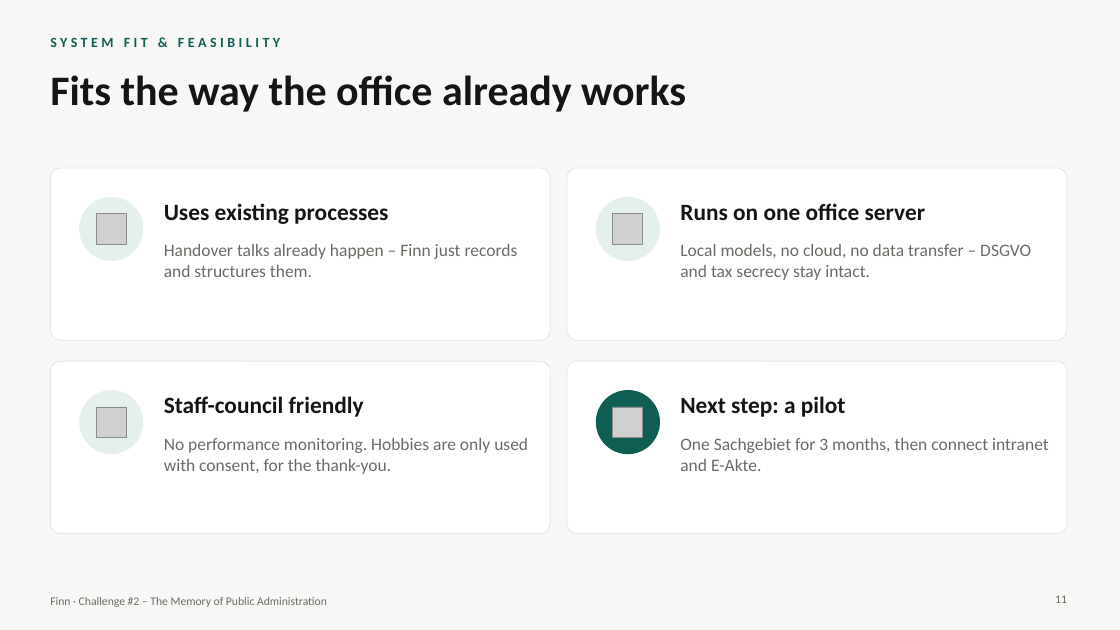
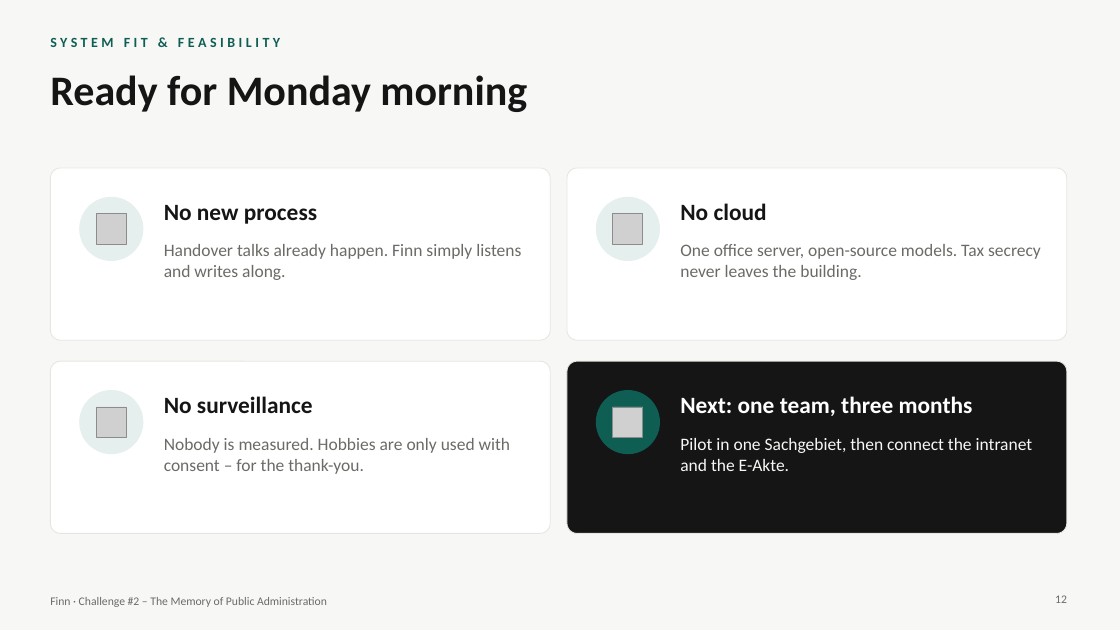
Before and after one commit to Akshai-Athota/MOE, a slide deck: slide 12 of presentation/Finn_Pitch.pptx (slide 11 before the commit). Drawn at 1120x630 pixels with LibreOffice and Linux fonts; fonts in the diff are those of the drawing; grey boxes stand for pictures. Boxes give left, top, right and bottom in pixels: in the first picture for what was removed or moved away, otherwise in the second. Text is boxed around its words. In the diff, an @@ line names an element or a change of style, - is before the commit and + after.

```diff
--- a/presentation/Finn_Pitch.pptx
+++ b/presentation/Finn_Pitch.pptx
@@ title at box(50, 75, 527, 112): text changed @@
-Fits the way the office already works
+Ready for Monday morning
@@ text at box(164, 205, 317, 224): text changed @@
-Uses existing processes
+No new process
@@ text at box(680, 203, 767, 220): text changed @@
-Runs on one office server
+No cloud
@@ text at box(164, 244, 521, 280): text changed @@
-Handover talks already happen – Finn just records and structures them.
+Handover talks already happen. Finn simply listens and writes along.
@@ text at box(680, 244, 1041, 280): text changed @@
-Local models, no cloud, no data transfer – DSGVO and tax secrecy stay intact.
+One office server, open-source models. Tax secrecy never leaves the building.
@@ rounded rectangle at box(567, 361, 1067, 534): fill #FFFFFF to #151515 @@
@@ text at box(164, 396, 313, 413): text changed @@
-Staff-council friendly
+No surveillance
@@ text at box(680, 396, 973, 416): text changed; text colour #151515 to #FFFFFF @@
-Next step: a pilot
+Next: one team, three months
@@ text at box(164, 438, 511, 474): text changed @@
-No performance monitoring. Hobbies are only used with consent, for the thank-you.
+Nobody is measured. Hobbies are only used with consent – for the thank-you.
@@ text at box(680, 438, 1033, 471): text changed; text colour #6B6B66 to #F7F7F5 @@
-One Sachgebiet for 3 months, then connect intranet and E-Akte.
+Pilot in one Sachgebiet, then connect the intranet and the E-Akte.
```
Also in this commit, not shown: 4 other slides changed, 5 slides added, 4 slides removed.
